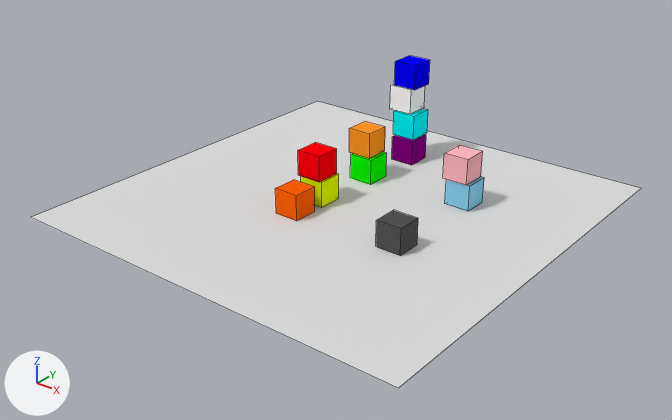
Before and after pictures for a commit that changed the Blender file NLP_project/blocks_world.blend.
Both versions are drawn from a 50 mm lens placed at (19.3, -24.7, 14.9), pointed at (0.3, -1.0, 0.1). Every picture has the same lights, and +X, +Y and +Z are marked at lower left. Mesh edges are drawn as thin lines.

In view in the first picture: 'black_cube', 'blue_cube', 'brown_cube', 'cyan_cube', 'gray_cube', 'green_cube', 'orange_cube', 'pink_cube', 'plane', 'purple_cube', 'red_cube', 'skyblue_cube', 'yellow_cube'.
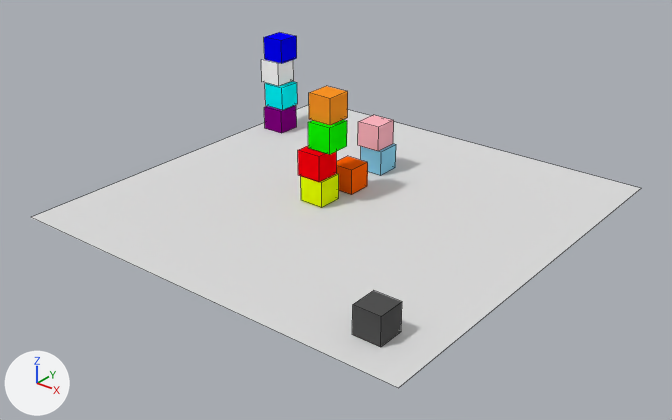
Location of each change, [x1, y1, x2, y2] in pixels of the pictures (672 x 420 px):
'black_cube', moved
    before: [376, 210, 418, 255]
    after: [352, 291, 402, 347]
'brown_cube', moved
    before: [349, 121, 385, 159]
    after: [309, 86, 348, 125]
'pink_cube', moved
    before: [443, 145, 483, 185]
    after: [358, 115, 394, 151]
'orange_cube', moved
    before: [275, 180, 315, 221]
    after: [337, 156, 368, 195]
'green_cube', moved
    before: [350, 152, 387, 184]
    after: [308, 120, 347, 154]
'blue_cube', moved
    before: [394, 56, 430, 90]
    after: [264, 32, 297, 64]
'skyblue_cube', moved
    before: [445, 177, 484, 211]
    after: [361, 144, 396, 175]
'cyan_cube', moved
    before: [393, 109, 428, 140]
    after: [265, 81, 297, 110]
'purple_cube', moved
    before: [392, 135, 426, 165]
    after: [264, 106, 297, 133]
'gray_cube', moved
    before: [390, 84, 425, 114]
    after: [261, 59, 294, 86]

Diff of the bpy script that builds the scene:
```diff
--- a/NLP_project/blocks_world.blend.py
+++ b/NLP_project/blocks_world.blend.py
@@ ob_pink_cube @@
 ob_pink_cube = bpy.data.objects.new('pink_cube', me_cube_011)
-ob_pink_cube.location = (3.35, 2.6, 1.54)
+ob_pink_cube.location = (-1.05, 3.23, 1.54)
 ob_pink_cube.scale = (0.5, 0.5, 0.5)
@@ ob_skyblue_cube @@
 ob_skyblue_cube = bpy.data.objects.new('skyblue_cube', me_cube_010)
-ob_skyblue_cube.location = (3.48, 2.64, 0.53)
+ob_skyblue_cube.location = (-0.92, 3.27, 0.53)
 ob_skyblue_cube.scale = (0.5, 0.5, 0.5)
@@ ob_orange_cube @@
 ob_orange_cube = bpy.data.objects.new('orange_cube', me_cube_008)
-ob_orange_cube.location = (-0.9, -1.82, 0.5)
+ob_orange_cube.location = (-0.71, 1.11, 0.54)
 ob_orange_cube.scale = (0.5, 0.5, 0.5)
@@ ob_gray_cube @@
 ob_gray_cube = bpy.data.objects.new('gray_cube', me_cube)
-ob_gray_cube.location = (-0.94, 5.21, 2.53)
+ob_gray_cube.location = (-7.42, 4.58, 2.53)
 ob_gray_cube.scale = (0.5, 0.5, 0.5)
@@ ob_blue_cube @@
 ob_blue_cube = bpy.data.objects.new('blue_cube', me_cube_007)
-ob_blue_cube.location = (-0.83, 5.32, 3.54)
+ob_blue_cube.location = (-7.32, 4.69, 3.54)
 ob_blue_cube.scale = (0.5, 0.5, 0.5)
@@ ob_cyan_cube @@
 ob_cyan_cube = bpy.data.objects.new('cyan_cube', me_cube_006)
-ob_cyan_cube.location = (-0.7, 5.15, 1.51)
+ob_cyan_cube.location = (-7.19, 4.52, 1.51)
 ob_cyan_cube.scale = (0.5, 0.5, 0.5)
@@ ob_brown_cube @@
 ob_brown_cube = bpy.data.objects.new('brown_cube', me_cube_004)
-ob_brown_cube.location = (-0.88, 2.44, 1.53)
+ob_brown_cube.location = (-0.89, 0.07, 3.59)
 ob_brown_cube.scale = (0.5, 0.5, 0.5)
@@ ob_purple_cube @@
 ob_purple_cube = bpy.data.objects.new('purple_cube', me_cube_003)
-ob_purple_cube.location = (-0.59, 4.93, 0.5)
+ob_purple_cube.location = (-7.08, 4.3, 0.5)
 ob_purple_cube.scale = (0.5, 0.5, 0.5)
@@ ob_green_cube @@
 ob_green_cube = bpy.data.objects.new('green_cube', me_cube_001)
-ob_green_cube.location = (-0.72, 2.34, 0.52)
+ob_green_cube.location = (-0.73, -0.16, 2.58)
 ob_green_cube.scale = (0.5, 0.5, 0.5)
@@ ob_black_cube @@
 ob_black_cube = bpy.data.objects.new('black_cube', me_cube_009)
-ob_black_cube.location = (3.48, -1.66, 0.53)
+ob_black_cube.location = (6.12, -6.38, 0.53)
 ob_black_cube.scale = (0.5, 0.5, 0.5)
```
